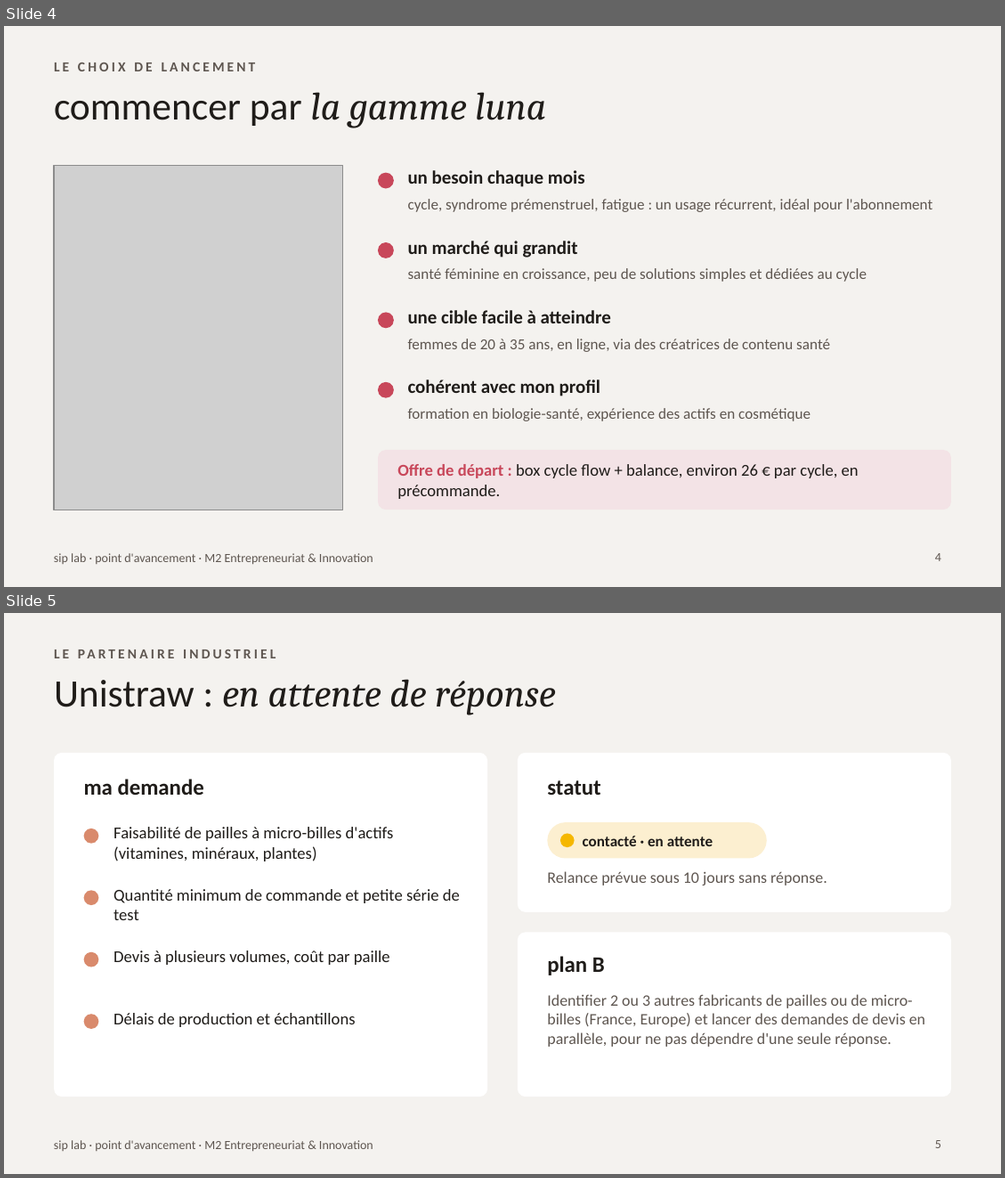
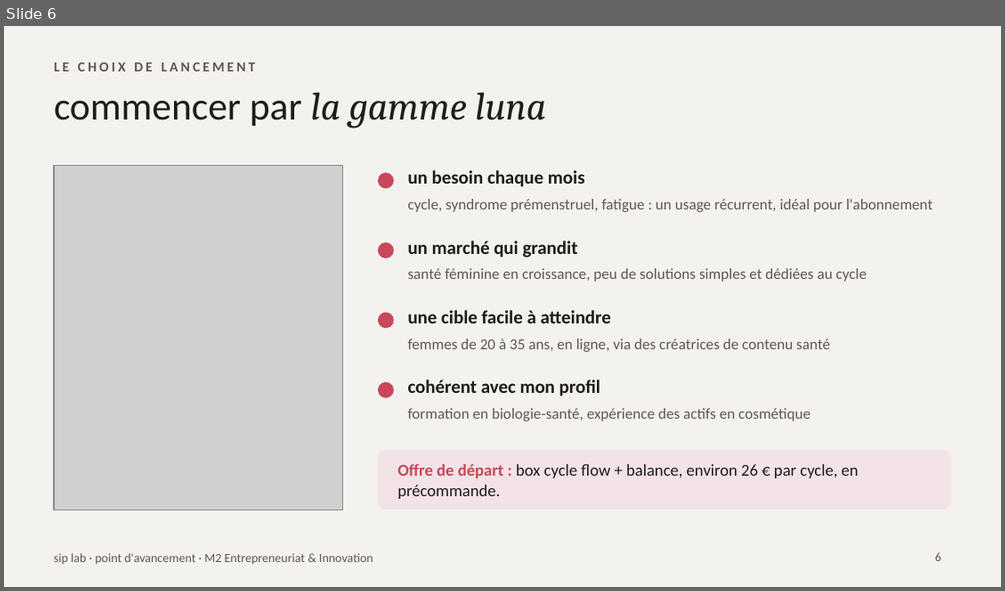
Before and after one commit to nisrine-max/mon-sitee, a slide deck: pitch/siplab-point-avancement-FR.pptx. Shown one above the other, each under a label of ours: slides 4 and 5 before the commit, slide 6 after it. The pictures are 1005x1178 and 1005x591 pixels, drawn with LibreOffice and Linux fonts; fonts in the diff are those of the drawing; grey boxes stand for pictures. Boxes give left, top, right and bottom in pixels: in the first picture for what was removed or moved away, otherwise in the second. Text is boxed around its words. In the diff, an @@ line names an element or a change of style, - is before the commit and + after.

```diff
--- a/pitch/siplab-point-avancement-FR.pptx
+++ b/pitch/siplab-point-avancement-FR.pptx
@@ slide 5 removed at (x1=4, y1=613, x2=1001, y2=1174), background #F4F2EF; not listed: 1 template element that a slide beside it also shows @@
@@ text removed at (x1=54, y1=645, x2=951, y2=670) @@
-LE PARTENAIRE INDUSTRIEL
@@ title removed at (x1=54, y1=679, x2=556, y2=715) @@
-Unistraw : en attente de réponse
@@ rounded rectangle removed at (x1=54, y1=753, x2=487, y2=1096) @@
@@ rounded rectangle removed at (x1=518, y1=753, x2=951, y2=912) @@
@@ text removed at (x1=84, y1=779, x2=204, y2=795) @@
-ma demande
@@ text removed at (x1=547, y1=780, x2=600, y2=795) @@
-statut
@@ rounded rectangle removed at (x1=547, y1=822, x2=767, y2=859) @@
@@ ellipse removed at (x1=84, y1=828, x2=98, y2=844) @@
@@ text removed at (x1=113, y1=827, x2=394, y2=861) @@
-Faisabilité de pailles à micro-billes d'actifs (vitamines, minéraux, plantes)
@@ ellipse removed at (x1=560, y1=834, x2=574, y2=847) @@
@@ text removed at (x1=582, y1=835, x2=712, y2=846) @@
-contacté · en attente
@@ text removed at (x1=547, y1=871, x2=827, y2=885) @@
-Relance prévue sous 10 jours sans réponse.
@@ ellipse removed at (x1=84, y1=890, x2=98, y2=905) @@
@@ text removed at (x1=113, y1=889, x2=460, y2=920) @@
-Quantité minimum de commande et petite série de test
@@ rounded rectangle removed at (x1=518, y1=932, x2=951, y2=1096) @@
@@ ellipse removed at (x1=84, y1=952, x2=98, y2=967) @@
@@ text removed at (x1=113, y1=950, x2=390, y2=965) @@
-Devis à plusieurs volumes, coût par paille
@@ text removed at (x1=547, y1=956, x2=605, y2=975) @@
-plan B
@@ text removed at (x1=113, y1=1013, x2=355, y2=1027) @@
-Délais de production et échantillons
@@ text removed at (x1=547, y1=994, x2=925, y2=1046) @@
-Identifier 2 ou 3 autres fabricants de pailles ou de micro-billes (France, Europe) et lancer des demandes de devis en parallèle, pour ne pas dépendre d'une seule réponse.
@@ ellipse removed at (x1=84, y1=1013, x2=98, y2=1029) @@
@@ page number removed at (x1=935, y1=1140, x2=941, y2=1148) @@
-5
@@ what was slide 4 is now slide 6 @@
@@ page number at (x1=935, y1=552, x2=941, y2=561): text changed @@
-4
+6
```
Also in this commit, not shown: 7 slides changed, 3 slides added.
